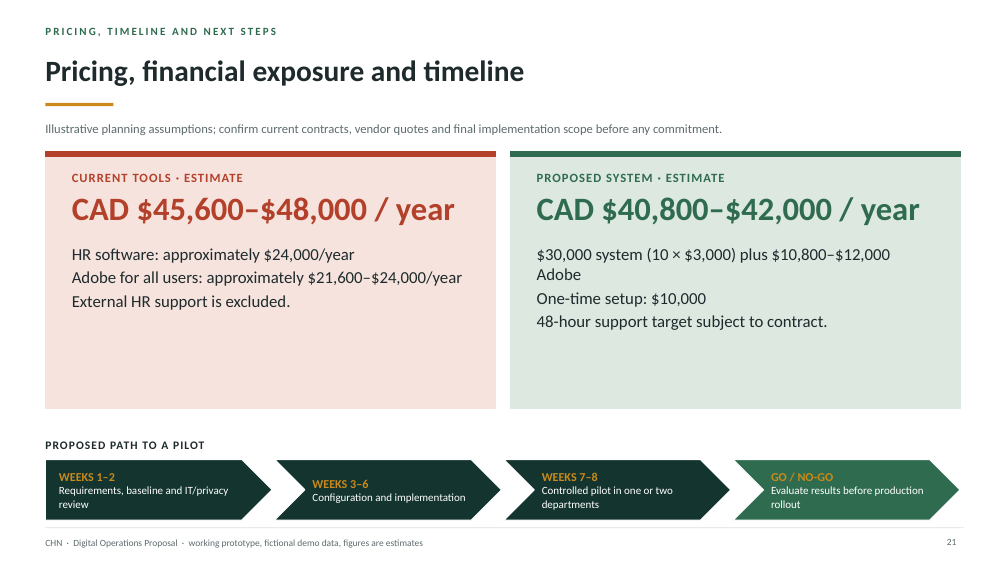
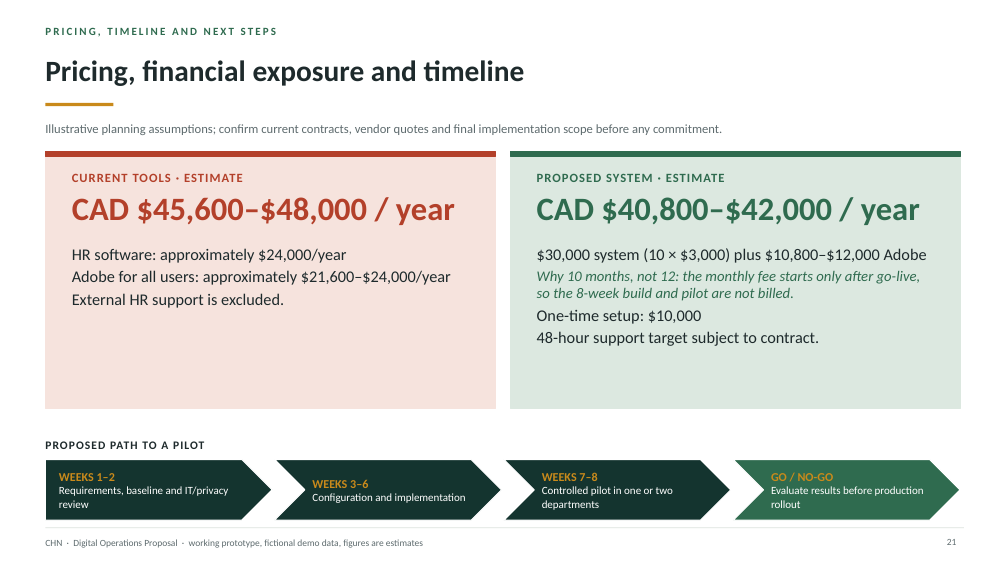
Before and after one commit to AndalibOlee/Portfolio, a slide deck: slide 21 of demo-platform/docs/CHN_Executive_Digital_Operations_Proposal.pptx. Drawn at 1008x567 pixels with LibreOffice and Linux fonts; fonts in the diff are those of the drawing. Boxes give left, top, right and bottom in pixels: in the first picture for what was removed or moved away, otherwise in the second. Text is boxed around its words. In the diff, an @@ line names an element or a change of style, - is before the commit and + after.

```diff
--- a/demo-platform/docs/CHN_Executive_Digital_Operations_Proposal.pptx
+++ b/demo-platform/docs/CHN_Executive_Digital_Operations_Proposal.pptx
@@ text at (x1=72, y1=248, x2=451, y2=308): size 16 to 15.5 pt in "HR software: approximately $24,000/year", "Adobe for all users: approximately $21,600–$24,000/year", "External HR support is excluded." @@
@@ text at (x1=537, y1=248, x2=927, y2=346): size 16 to 15.5 pt in "$30,000 system (10 × $3,000) plus $10,800–$12,000 ...", "One-time setup: $10,000", "48-hour support target subject to contract." @@
@@ text at (x1=537, y1=271, x2=921, y2=301): paragraph added @@
+Why 10 months, not 12: the monthly fee starts only after go-live, so the 8-week build and pilot are not billed.
```
Also in this commit, not shown: 8 other files.
